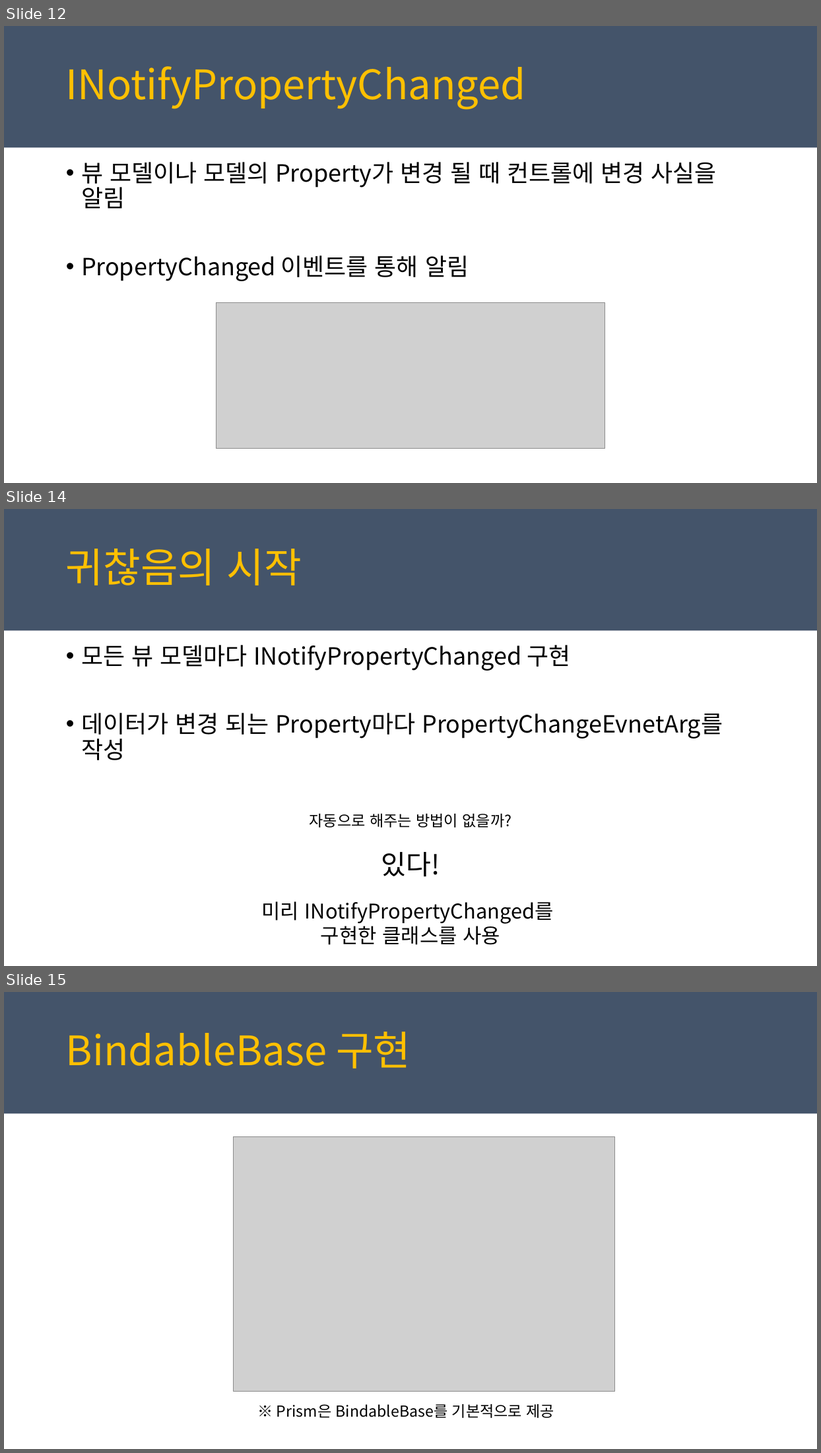
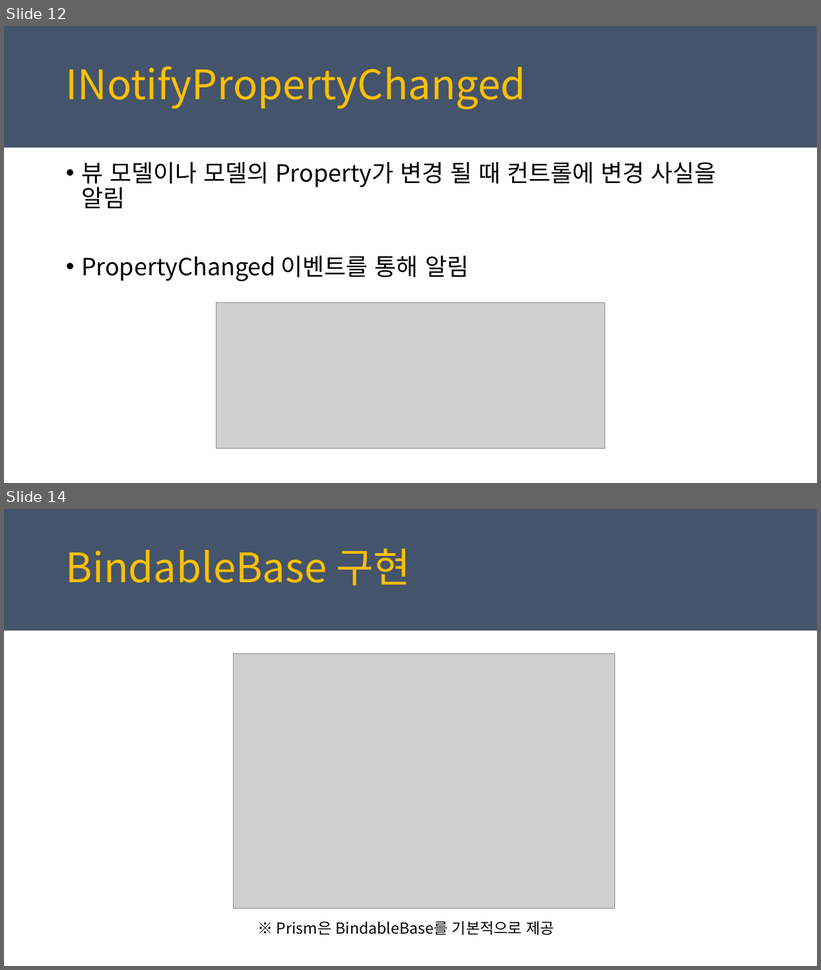
Before and after one commit to juniair/Summary-PPT, a slide deck: PRISM_MVVM_사용.pptx. Shown one above the other, each under a label of ours: slides 12, 14 and 15 before the commit, slides 12 and 14 after it; the slides between them are not shown. The pictures are 821x1453 and 821x970 pixels, drawn with LibreOffice and Linux fonts; fonts in the diff are those of the drawing; grey boxes stand for pictures. Boxes give left, top, right and bottom in pixels: in the first picture for what was removed or moved away, otherwise in the second. Text is boxed around its words. In the diff, an @@ line names an element or a change of style, - is before the commit and + after.

```diff
--- a/PRISM_MVVM_사용.pptx
+++ b/PRISM_MVVM_사용.pptx
@@ slide 14 removed at [4, 509, 817, 966], background #FFFFFF; not listed: 1 template element that a slide beside it also shows @@
@@ text removed at [66, 549, 302, 586] @@
-귀찮음의 시작
@@ text removed at [81, 645, 723, 760] @@
-• 모든 뷰 모델마다 INotifyPropertyChanged 구현
-• 데이터가 변경 되는 Property마다 PropertyChangeEvnetArg를 작성
@@ text removed at [262, 814, 554, 945] @@
-자동으로 해주는 방법이 없을까?
-있다!
-미리 INotifyPropertyChanged를
-구현한 클래스를 사용
@@ what was slide 15 is now slide 14 @@
```
Also in this commit, not shown: 11 slides changed, 22 other files.
